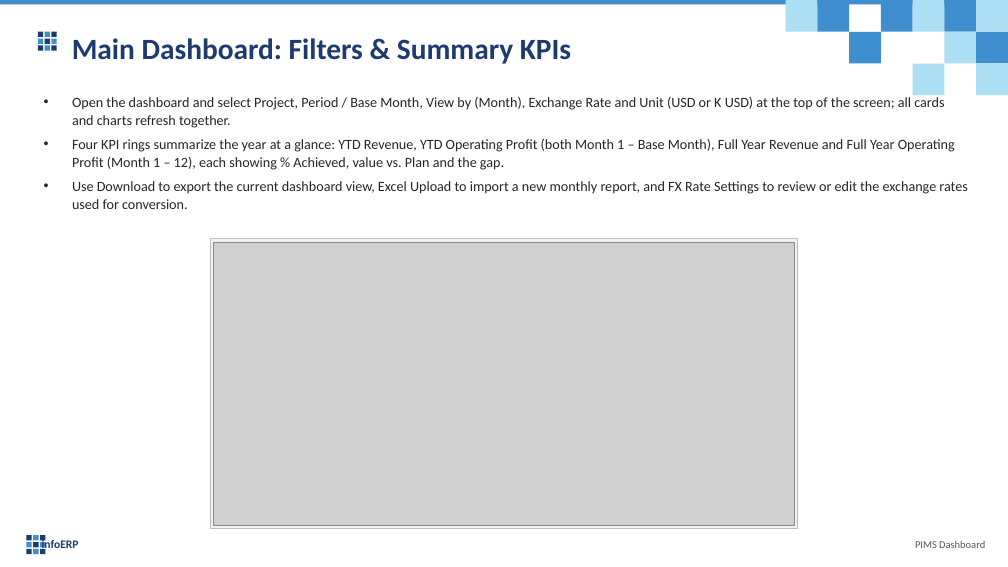
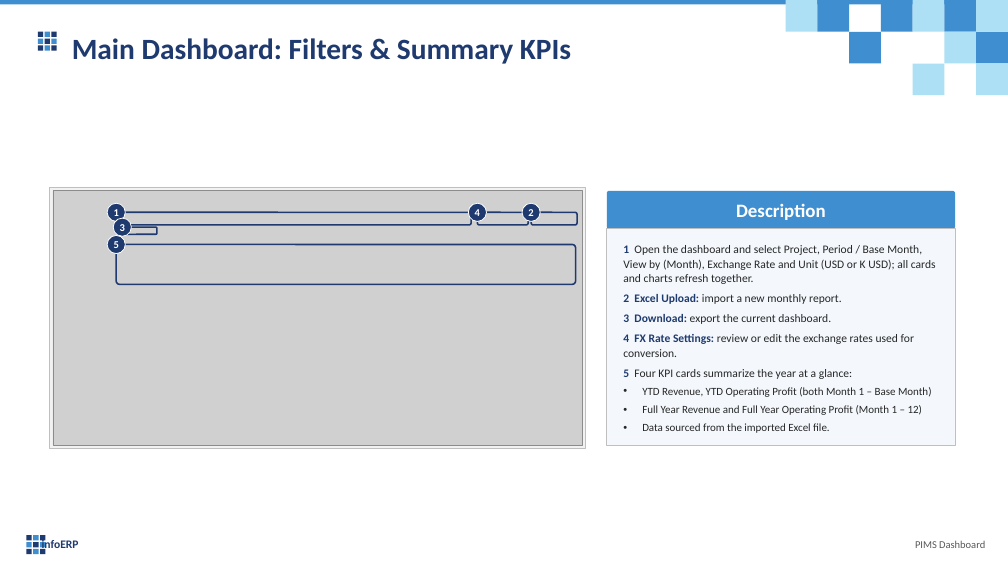
Before and after one commit to truongCLT/PIMS-DASHBOARD, a slide deck: slide 4 of docs/PIMS_Dashboard_User_Guide_V1.pptx. Drawn at 1008x567 pixels with LibreOffice and Linux fonts; fonts in the diff are those of the drawing; grey boxes stand for pictures. Boxes give left, top, right and bottom in pixels: in the first picture for what was removed or moved away, otherwise in the second. Text is boxed around its words. In the diff, an @@ line names an element or a change of style, - is before the commit and + after.

```diff
--- a/docs/PIMS_Dashboard_User_Guide_V1.pptx
+++ b/docs/PIMS_Dashboard_User_Guide_V1.pptx
@@ rectangle: place and size @@
-rectangle at [210, 239, 798, 529]
+rectangle at [50, 188, 585, 448]
@@ picture: place and size @@
-picture at [213, 242, 795, 526]
+picture at [53, 191, 582, 445]
@@ ellipse added at [107, 203, 126, 222], fill #1F3A6E, outline #FFFFFF 0.75 pt, 10 pt, text #FFFFFF, bold @@
+1
@@ ellipse added at [468, 203, 486, 222], fill #1F3A6E, outline #FFFFFF 0.75 pt, 10 pt, text #FFFFFF, bold @@
+4
@@ ellipse added at [523, 203, 541, 222], fill #1F3A6E, outline #FFFFFF 0.75 pt, 10 pt, text #FFFFFF, bold @@
+2
@@ rounded rectangle added at [607, 191, 956, 228], fill #3F8FD0, 18 pt, text #FFFFFF, bold @@
+Description
@@ ellipse added at [107, 235, 126, 253], fill #1F3A6E, outline #FFFFFF 0.75 pt, 10 pt, text #FFFFFF, bold @@
+5
@@ ellipse added at [113, 218, 132, 236], fill #1F3A6E, outline #FFFFFF 0.75 pt, 10 pt, text #FFFFFF, bold @@
+3
@@ rounded rectangle added at [116, 212, 472, 225], outline #1F3A6E 1.5 pt @@
@@ rounded rectangle added at [123, 227, 157, 234], outline #1F3A6E 1.5 pt @@
@@ rounded rectangle added at [477, 212, 528, 225], outline #1F3A6E 1.5 pt @@
@@ rounded rectangle added at [532, 212, 578, 225], outline #1F3A6E 1.5 pt @@
@@ rectangle added at [607, 229, 956, 445], fill #F4F8FD, outline #BFBFBF 0.75 pt @@
@@ rounded rectangle added at [116, 244, 576, 284], outline #1F3A6E 1.5 pt @@
@@ text at [623, 245, 936, 433]: text changed; size 13.5 to 11 pt @@
-• Open the dashboard and select Project, Period / Base Month, View by (Month), Exchange Rate and Unit (USD or K USD) at the top of the screen; all cards and charts refresh together.
-• Four KPI rings summarize the year at a glance: YTD Revenue, YTD Operating Profit (both Month 1 – Base Month), Full Year Revenue and Full Year Operating Profit (Month 1 – 12), each showing % Achieved, value vs. Plan and the gap.
-• Use Download to export the current dashboard view, Excel Upload to import a new monthly report, and FX Rate Settings to review or edit the exchange rates used for conversion.
+1 Open the dashboard and select Project, Period / Base Month, View by (Month), Exchange Rate and Unit (USD or K USD); all cards and charts refresh together.
+2 Excel Upload: import a new monthly report.
+3 Download: export the current dashboard.
+4 FX Rate Settings: review or edit the exchange rates used for conversion.
+5 Four KPI cards summarize the year at a glance:
+• YTD Revenue, YTD Operating Profit (both Month 1 – Base Month)
+• Full Year Revenue and Full Year Operating Profit (Month 1 – 12)
+• Data sourced from the imported Excel file.
```
Also in this commit, not shown: 29 other slides changed, 2 other files.
